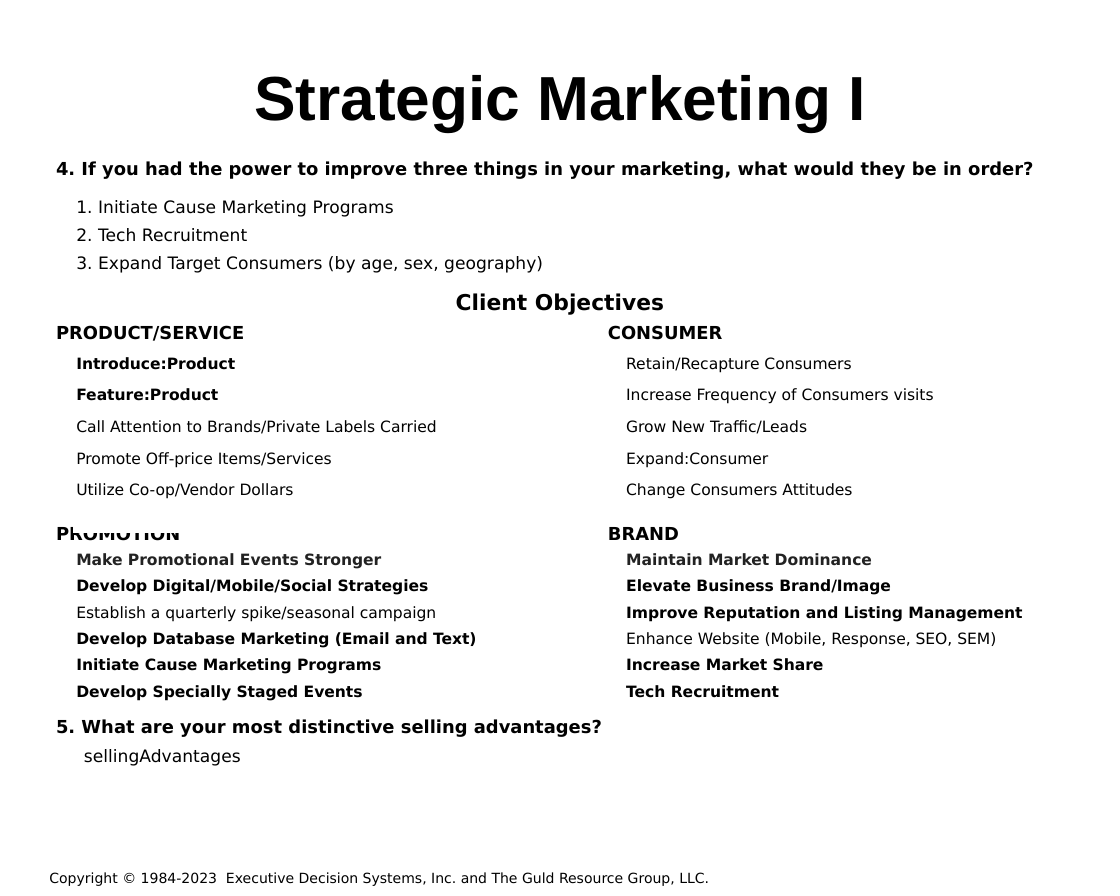
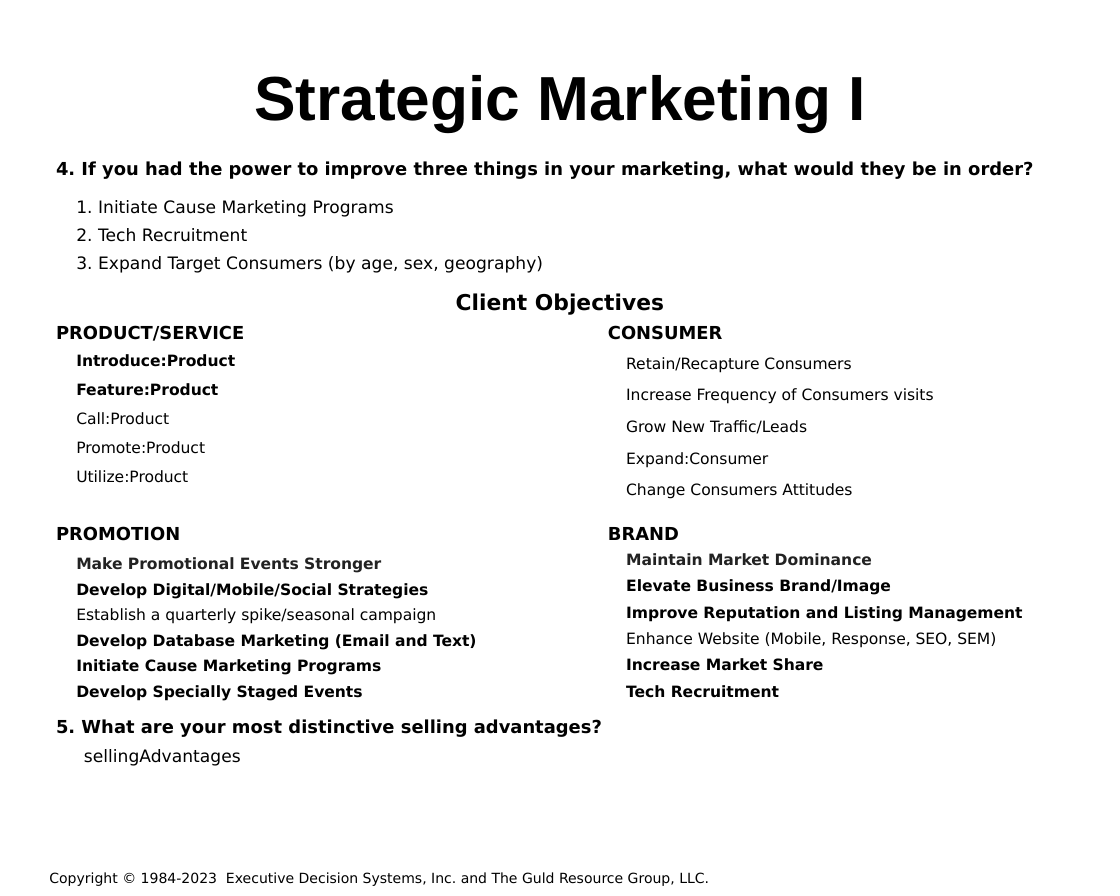
Before and after one commit to hintonandrew510/wizardfrontend, a slide deck: slide 4 of mavenprojectSCR/src/main/resources/powerpointtemplate/tv.pptx. Drawn at 1120x896 pixels with LibreOffice and Linux fonts; fonts in the diff are those of the drawing; background and template pictures are left out. Boxes give left, top, right and bottom in pixels: in the first picture for what was removed or moved away, otherwise in the second. Text is boxed around its words. In the diff, an @@ line names an element or a change of style, - is before the commit and + after.

```diff
--- a/mavenprojectSCR/src/main/resources/powerpointtemplate/tv.pptx
+++ b/mavenprojectSCR/src/main/resources/powerpointtemplate/tv.pptx
@@ table at bbox=[73, 344, 513, 488] @@
-row 3: Call Attention to Brands/Private Labels Carried
-row 4: Promote Off-price Items/Services
-row 5: Utilize Co-op/Vendor Dollars
-row 6: 
+row 3: Call:Product
+row 4: Promote:Product
+row 5: Utilize:Product
@@ table: place and size @@
-table at bbox=[73, 545, 513, 705]
+table at bbox=[73, 550, 513, 705]
```
Also in this commit, not shown: 1 other file.
